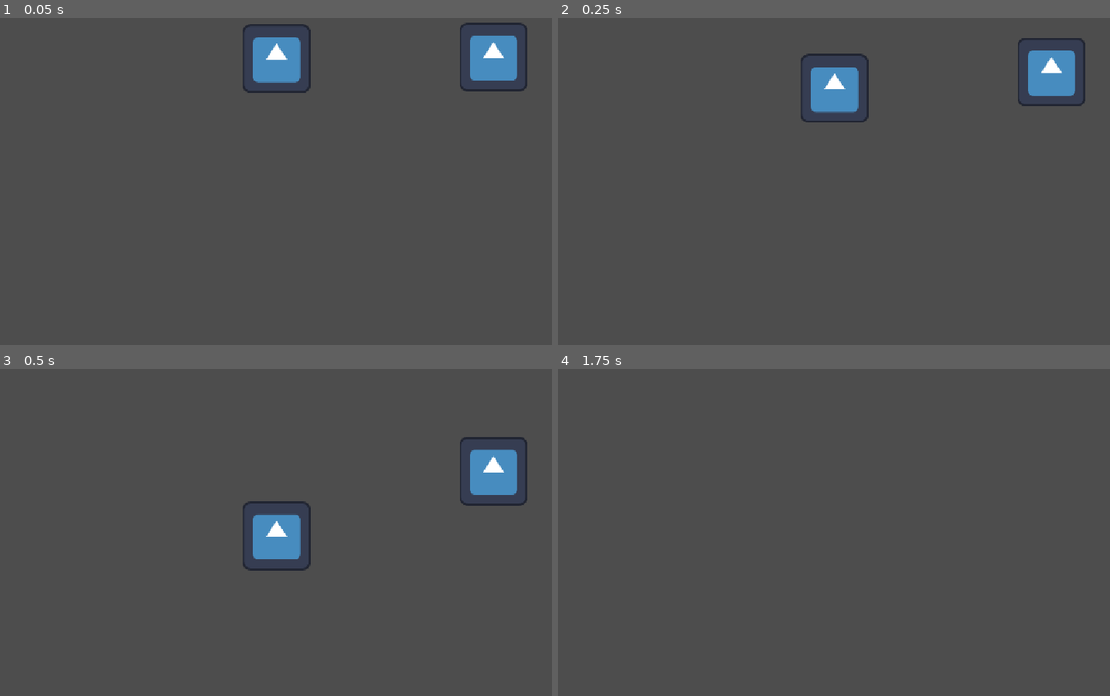
Above: before the commit, frames 1-4 (two rows, left to right).
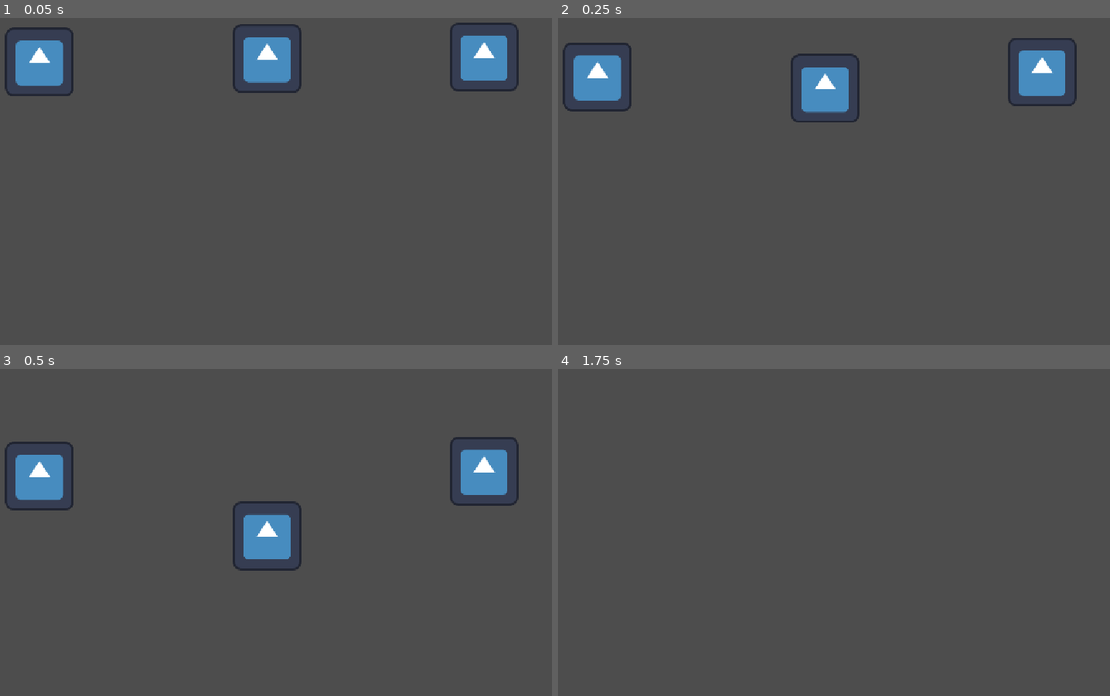
Above: after the commit, the same moments.

Repository: masisdabruhe22/number-2
Game: Godot game, scene res://main.tscn
Two runs of this game, one before a commit and one after it. Both use one fixed random seed, a clock stepped at 60 frames per second and the inputs below. The engine's default icon, where the game draws it, is replaced by a stand-in: a white triangle on a blue panel in a dark square.
Inputs:
- Up to frame 1 (0.05 s): no input
- Up to frame 2 (0.25 s): no input
- Up to frame 3 (0.5 s): no input
- Up to frame 4 (1.75 s): tap Enter (ui_accept) at 0.5, 0.6, 0.77, 1.07, 1.35, 1.52 s; hold Right (ui_right) from 0.53 s (still down)

The runs differ from the first frame. In frame 1, 3.5% of the frame differs, in the area x 0-96%, y 1-24%; in frame 2, 3.4%; in frame 3, 3.4%; in frame 4, nothing differs.

Commit message:
balls
big balls bounce around the screen when you hit a jackpot

Diff:
--- /dev/null
+++ b/character_body_2d_2.gd
@@ -0,0 +1,25 @@
+extends CharacterBody2D
+
+
+const SPEED = 300.0
+const JUMP_VELOCITY = -400.0
+
+
+func _physics_process(delta: float) -> void:
+	# Add the gravity.
+	if not is_on_floor():
+		velocity += get_gravity() * delta
+
+	# Handle jump.
+	if Input.is_action_just_pressed("ui_accept") and is_on_floor():
+		velocity.y = JUMP_VELOCITY
+
+	# Get the input direction and handle the movement/deceleration.
+	# As good practice, you should replace UI actions with custom gameplay actions.
+	var direction := Input.get_axis("ui_left", "ui_right")
+	if direction:
+		velocity.x = direction * SPEED
+	else:
+		velocity.x = move_toward(velocity.x, 0, SPEED)
+
+	move_and_slide()
--- a/main.tscn
+++ b/main.tscn
@@ -2,10 +2,13 @@
 
 [ext_resource type="Script" uid="uid://envpgmjpgjam" path="res://character_body_2d.gd" id="1_0xm2m"]
 [ext_resource type="Texture2D" uid="uid://ffoajy0x0kfh" path="res://icon.svg" id="1_ig7tw"]
+[ext_resource type="Script" uid="uid://bw6vhskxeuana" path="res://character_body_2d_2.gd" id="3_h2yge"]
 
 [sub_resource type="CircleShape2D" id="CircleShape2D_3umq7"]
 
 [sub_resource type="CircleShape2D" id="CircleShape2D_vwgwg"]
+
+[sub_resource type="RectangleShape2D" id="RectangleShape2D_tax54"]
 
 [node name="Node2D" type="Node2D" unique_id=852671041]
 
@@ -28,3 +31,13 @@
 [node name="Icon" type="Sprite2D" parent="CharacterBody2D/Icon/CharacterBody2D" unique_id=1034824961]
 position = Vector2(-404, 2)
 texture = ExtResource("1_ig7tw")
+
+[node name="CharacterBody2D2" type="CharacterBody2D" parent="." unique_id=1332331426]
+script = ExtResource("3_h2yge")
+
+[node name="CollisionShape2D" type="CollisionShape2D" parent="CharacterBody2D2" unique_id=2019651008]
+shape = SubResource("RectangleShape2D_tax54")
+
+[node name="Icon" type="Sprite2D" parent="CharacterBody2D2" unique_id=1248210146]
+position = Vector2(180, 120)
+texture = ExtResource("1_ig7tw")
Not shown, added: character_body_2d_2.gd.uid
